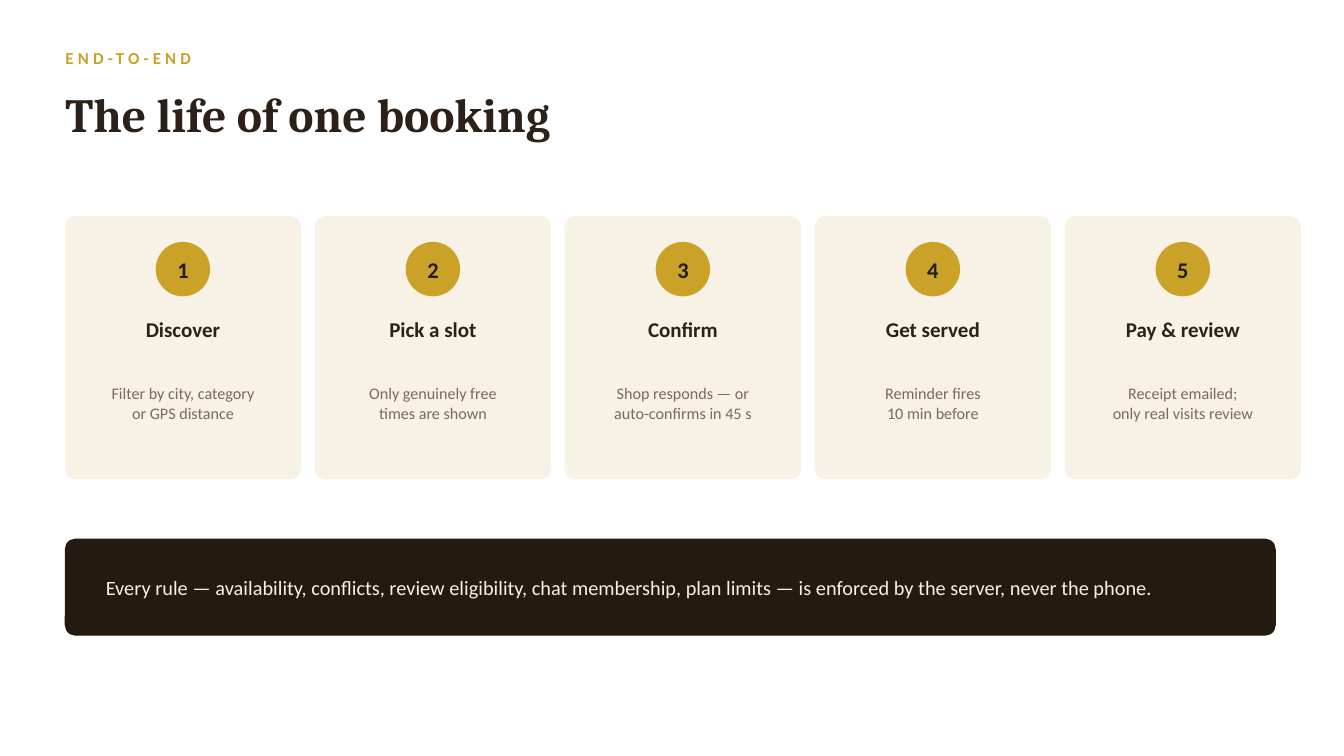
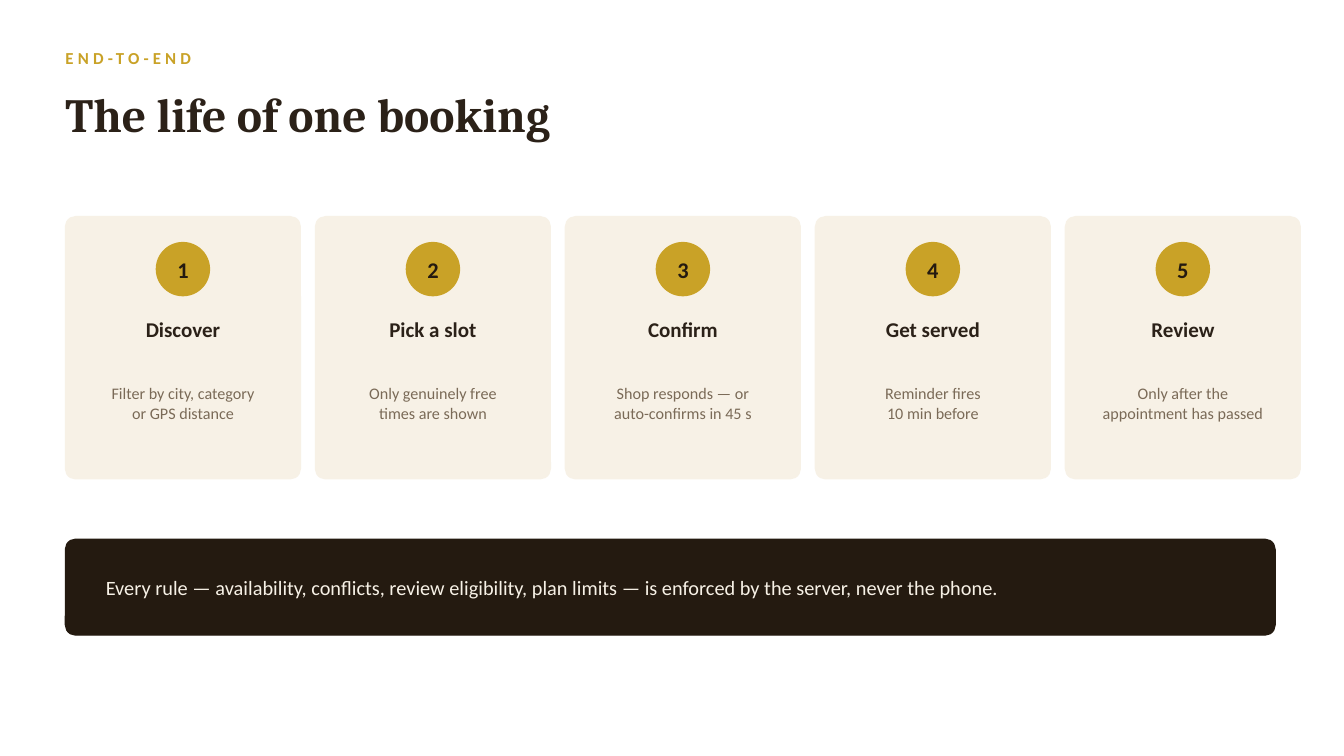
Before and after one commit to AdesinaElijah/stylebook, a slide deck: slide 4 of docs/StyleBook-Defense.pptx. Drawn at 1344x756 pixels with LibreOffice and Linux fonts; fonts in the diff are those of the drawing. Boxes give left, top, right and bottom in pixels: in the first picture for what was removed or moved away, otherwise in the second. Text is boxed around its words. In the diff, an @@ line names an element or a change of style, - is before the commit and + after.

```diff
--- a/docs/StyleBook-Defense.pptx
+++ b/docs/StyleBook-Defense.pptx
@@ text at box(1151, 322, 1214, 337): text changed @@
-Pay & review
+Review
@@ text at box(1103, 388, 1263, 422): text changed @@
-Receipt emailed;
-only real visits review
+Only after the
+appointment has passed
@@ text at box(106, 581, 998, 599): text changed @@
-Every rule — availability, conflicts, review eligibility, chat membership, plan limits — is enforced by the server, never the phone.
+Every rule — availability, conflicts, review eligibility, plan limits — is enforced by the server, never the phone.
```
Also in this commit, not shown: 10 other slides changed, 2 other files.
